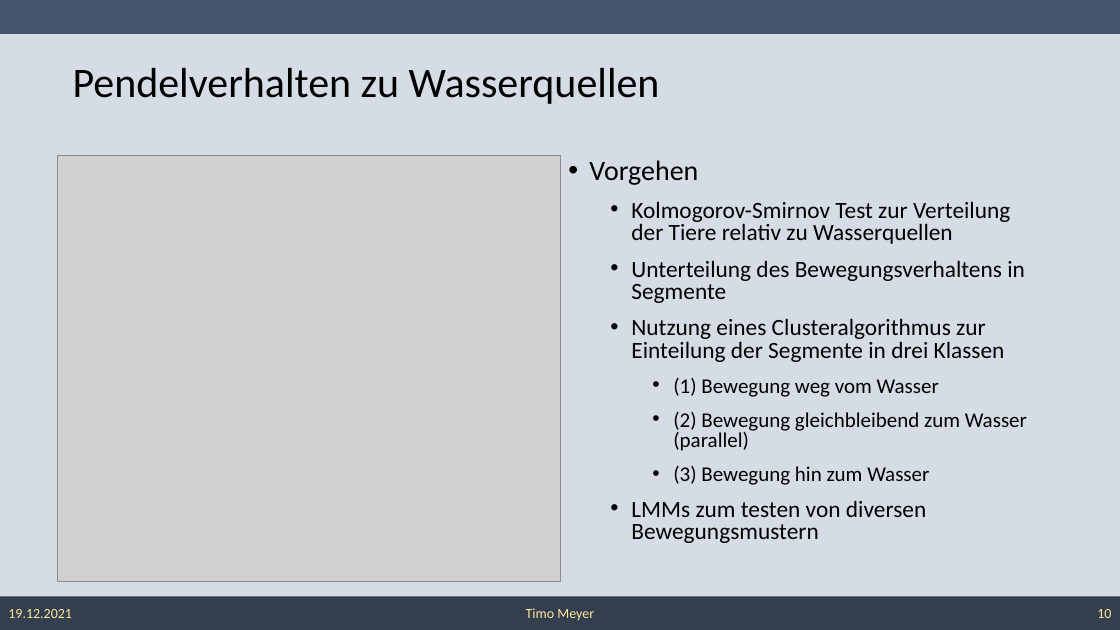
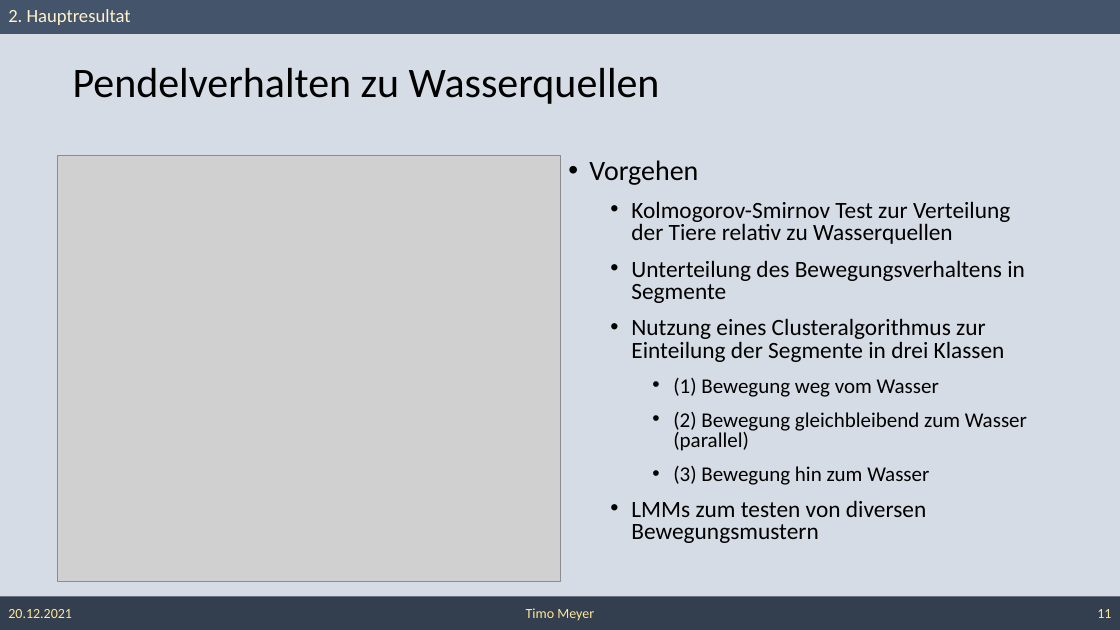
Before and after one commit to TimoM2110/Elephants-Moving-Data, a slide deck: slide 11 of Presentation Paper.pptx (slide 10 before the commit). Drawn at 1120x630 pixels with LibreOffice and Linux fonts; fonts in the diff are those of the drawing; grey boxes stand for pictures. Boxes give left, top, right and bottom in pixels: in the first picture for what was removed or moved away, otherwise in the second. Text is boxed around its words. In the diff, an @@ line names an element or a change of style, - is before the commit and + after.

```diff
--- a/Presentation Paper.pptx
+++ b/Presentation Paper.pptx
@@ text added at (8,9,131,25), 16 pt, text #FFF2CC @@
+2. Hauptresultat
@@ text in rectangle at (8,609,72,618): text changed @@
-19.12.2021
+20.12.2021
@@ page number at (1097,609,1111,618): text changed @@
-10
+11
```
Also in this commit, not shown: 12 other slides changed, 2 slides added.
